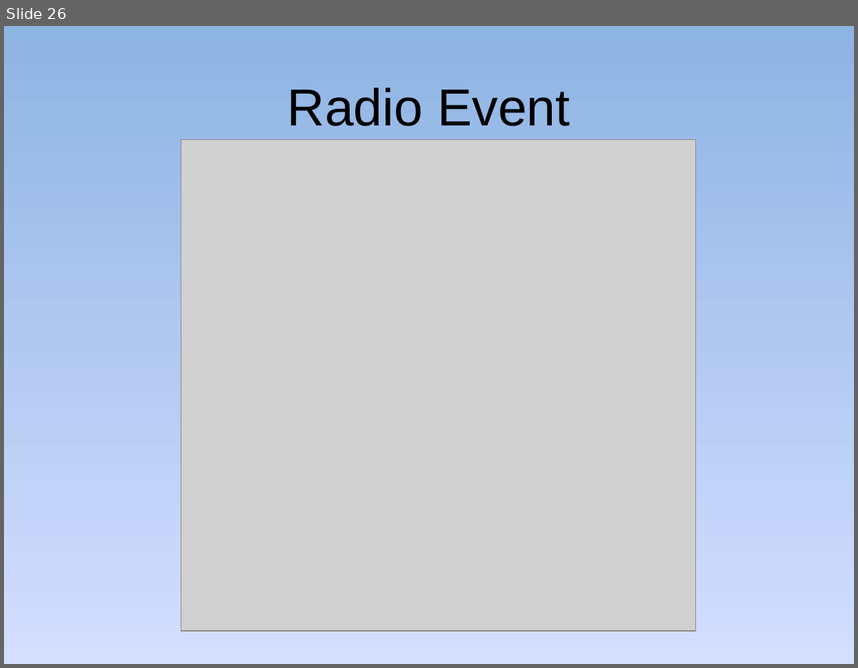
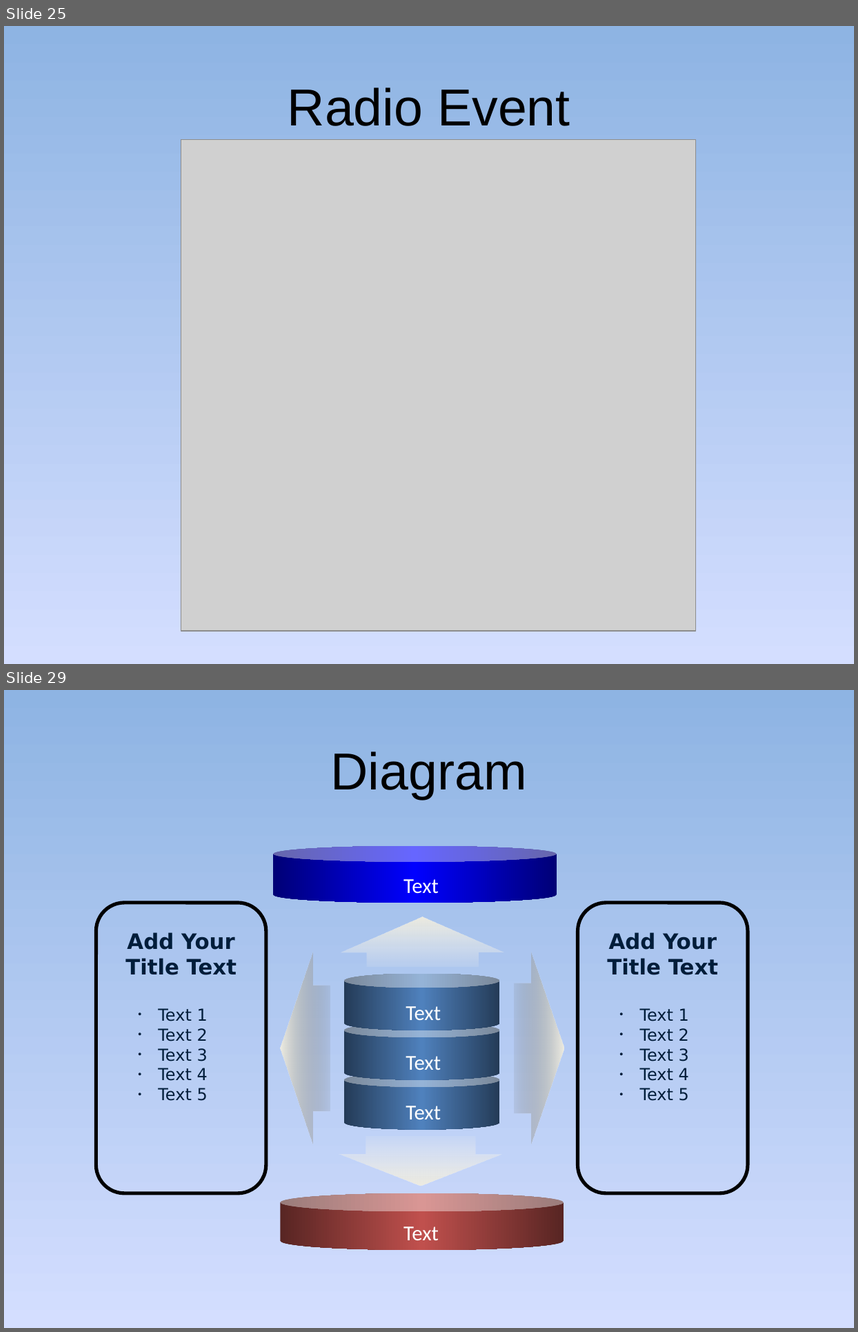
Before and after one commit to golf2109/zigbee-in-supermaket, a slide deck: docs/Report/Queue-Busting.pptx. Shown one above the other, each under a label of ours: slide 26 before the commit, slides 25 and 29 after it; the slides between them are not shown. The pictures are 858x668 and 858x1332 pixels, drawn with LibreOffice and Linux fonts; fonts in the diff are those of the drawing; grey boxes stand for pictures. Boxes give left, top, right and bottom in pixels: in the first picture for what was removed or moved away, otherwise in the second. Text is boxed around its words. In the diff, an @@ line names an element or a change of style, - is before the commit and + after.

```diff
--- a/docs/Report/Queue-Busting.pptx
+++ b/docs/Report/Queue-Busting.pptx
@@ slide 29 added at [4, 690, 854, 1328], background gradient #8EB4E3 to #D4DEFF to #96AB94 @@
@@ title added at [331, 751, 527, 799], 44 pt, text #000000 @@
+Diagram
@@ cylinder added at [274, 845, 557, 903], fill gradient #0000B6 to #0000FF @@
@@ text added at [404, 879, 439, 894], 18 pt, text #FFFFFF @@
+Text
@@ rounded rectangle added at [96, 903, 266, 1193], outline #000000 3 pt @@
@@ up arrow added at [341, 917, 504, 966], fill gradient #EEECE1 to #F4F3ED @@
@@ rounded rectangle added at [578, 903, 748, 1193], outline #000000 3 pt @@
@@ text added at [125, 932, 237, 1101], 14 pt, text #001D3A @@
+Add Your
+Title Text
+• Text 1
+• Text 2
+• Text 3
+• Text 4
+• Text 5
@@ text added at [607, 932, 718, 1101], 14 pt, text #001D3A @@
+Add Your
+Title Text
+• Text 1
+• Text 2
+• Text 3
+• Text 4
+• Text 5
@@ left arrow added at [280, 952, 330, 1143], fill gradient #EEECE1 to #AAA9A1 @@
@@ right arrow added at [514, 952, 564, 1143], fill gradient #AAA9A1 to #EEECE1 @@
@@ cylinder added at [344, 973, 499, 1030], fill gradient #395C87 to #4F81BD @@
@@ text added at [406, 1006, 441, 1020], 18 pt, text #FFFFFF @@
+Text
@@ cylinder added at [344, 1023, 499, 1080], fill gradient #395C87 to #4F81BD @@
@@ text added at [406, 1056, 441, 1069], 18 pt, text #FFFFFF @@
+Text
@@ cylinder added at [344, 1072, 499, 1130], fill gradient #395C87 to #4F81BD @@
@@ text added at [406, 1105, 441, 1119], 18 pt, text #FFFFFF @@
+Text
@@ down arrow added at [339, 1136, 502, 1185], fill gradient #F4F3ED to #EEECE1 @@
@@ cylinder added at [280, 1193, 564, 1250], fill gradient #893937 to #C0504D @@
@@ text added at [404, 1226, 439, 1240], 18 pt, text #FFFFFF @@
+Text
@@ what was slide 26 is now slide 25 @@
```
Also in this commit, not shown: 12 slides changed, 6 other slides added, 1 slide removed.
